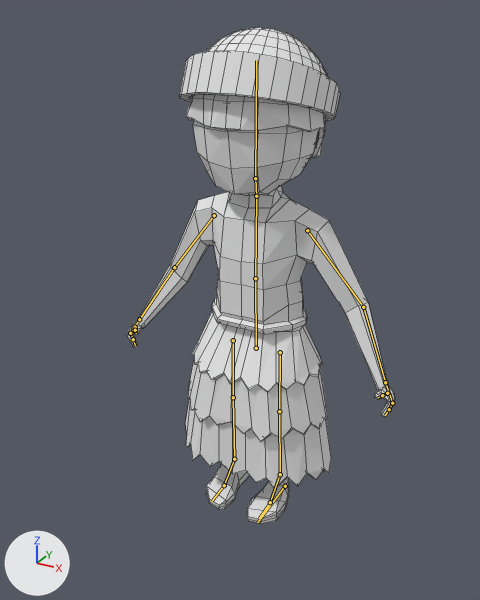
The Blender file Map/Assets/Models/Summerian_civil/summerian_civil.blend as it was, and as the next commit left it.
The view is the same before and after, from a 50 mm camera at (8.57, -16.66, 15.44) aimed at (-0.1, -0.89, 7.55). Lighting does not change. The marker at lower left points along +X, +Y and +Z. The bones that bend it are drawn over the model as lines. Mesh edges are drawn as thin lines.
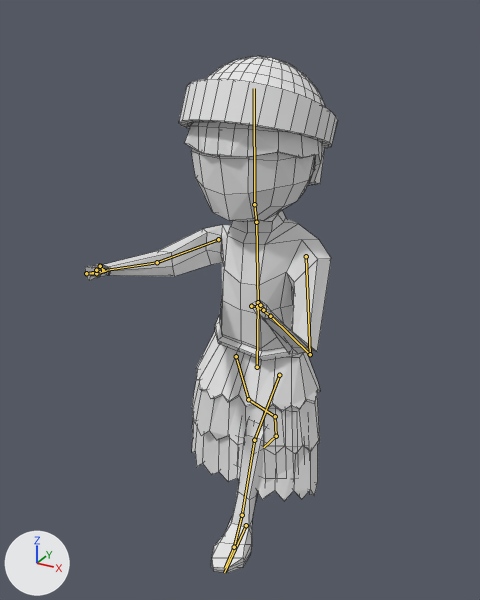
The newer file adds an action. The first version stands in its rest pose; the second is drawn at frame 5 of the action 'Attack_Sumerian_Civil'.

Pixel boxes (x1, y1, x2, y2) of what changed, in the pictures (480 x 600 px):
'Cube.003', posed: before (127, 27, 395, 523); after (85, 56, 338, 573)
bone 'Abdomen', root to tip: before (256, 348) to (255, 278); after (257, 367) to (258, 302)
bone 'Pecho', root to tip: before (255, 278) to (256, 196); after (258, 302) to (256, 222)
bone 'Cabeza', root to tip: before (255, 178) to (256, 60); after (254, 204) to (254, 88)
bone 'Brazo.L', root to tip: before (307, 230) to (363, 307); after (306, 256) to (310, 354)
bone 'Antebrazo.L', root to tip: before (363, 307) to (385, 382); after (310, 354) to (270, 316)
bone 'Dedos1.L', root to tip: before (392, 403) to (389, 409); after (257, 306) to (251, 306)
bone 'Dedos2.L', root to tip: before (389, 409) to (385, 415); after (251, 306) to (252, 306)
bone 'Pulgar2.L', root to tip: before (382, 395) to (377, 398); after (260, 305) to (257, 310)
bone 'Brazo.R', root to tip: before (214, 215) to (174, 267); after (218, 239) to (157, 262)
bone 'Antebrazo.R', root to tip: before (174, 267) to (139, 319); after (157, 262) to (103, 270)
bone 'Dedos1.R', root to tip: before (130, 333) to (133, 339); after (86, 273) to (96, 273)
bone 'Dedos2.R', root to tip: before (133, 339) to (135, 346); after (96, 273) to (106, 271)
bone 'Pulgar2.R', root to tip: before (135, 330) to (136, 333); after (100, 266) to (104, 271)
bone 'Pierna_Control.L', root to tip: before (285, 486) to (257, 522); after (246, 525) to (224, 572)

The change in detail:
Bone 'Abdomen' (bone_abdomen) moves from (0.0, 0.0, 0.0) to (-0.05, -0.67, -0.03).
Bone 'Abdomen' (bone_abdomen) turns from (0, 0, 0) to (-5, -6, 4) degrees about its own x, y and z.
Bone 'Pecho' (bone_pecho) turns from (0, 0, 0) to (-3, 0, 6) degrees about its own x, y and z.
Bone 'Cabeza' (bone_cabeza) turns from (0, 0, 0) to (-3, 0, 0) degrees about its own x, y and z.
Bone 'Brazo.L' (bone_brazo_l) turns from (0, 0, 0) to (-28, -22, -14) degrees about its own x, y and z.
Bone 'Antebrazo.L' (bone_antebrazo_l) turns from (0, 0, 0) to (22, 26, -81) degrees about its own x, y and z.
Bone 'Dedos1.L' (bone_dedos1_l) turns from (0, 0, 0) to (57, 0, 0) degrees about its own x, y and z.
Bone 'Dedos2.L' (bone_dedos2_l) turns from (0, 0, 0) to (36, 0, -3) degrees about its own x, y and z.
Bone 'Pulgar2.L' (bone_pulgar2_l) turns from (0, 0, 0) to (-16, 7, -82) degrees about its own x, y and z.
Bone 'Brazo.R' (bone_brazo_r) turns from (0, 0, 0) to (-17, 61, 82) degrees about its own x, y and z.
Bone 'Antebrazo.R' (bone_antebrazo_r) turns from (0, 0, 0) to (-8, -8, -11) degrees about its own x, y and z.
Bone 'Dedos1.R' (bone_dedos1_r) turns from (0, 0, 0) to (57, 0, 0) degrees about its own x, y and z.
Bone 'Dedos2.R' (bone_dedos2_r) turns from (0, 0, 0) to (36, 0, 3) degrees about its own x, y and z.
Bone 'Pulgar2.R' (bone_pulgar2_r) turns from (0, 0, 0) to (-16, -7, 82) degrees about its own x, y and z.
Bone 'Pierna_Control.L' (bone_pierna_control_l) moves from (0.0, 0.0, 0.0) to (0.29, 2.35, -0.02).
Bone 'Pierna_Control.L' (bone_pierna_control_l) turns from (0, 0, 0) to (0, 0, 10) degrees about its own x, y and z.
Bone 'Pierna_Control.R' (bone_pierna_control_r) moves from (0.0, 0.0, 0.0) to (-0.52, -3.47, 0.0).
Bone 'Pierna_Control.R' (bone_pierna_control_r) turns from (0, 0, 0) to (0, 0, -10) degrees about its own x, y and z.
Bone 'Pie_Roll.R' (bone_pie_roll_r) turns from (0, 0, 0) to (59, -2, 0) degrees about its own x, y and z.
